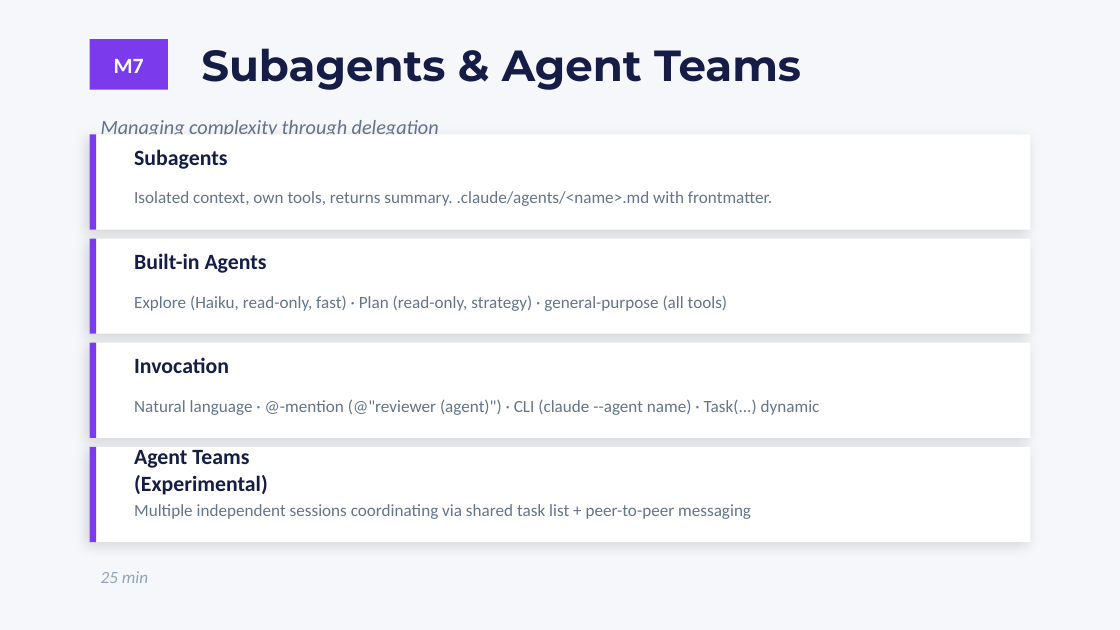
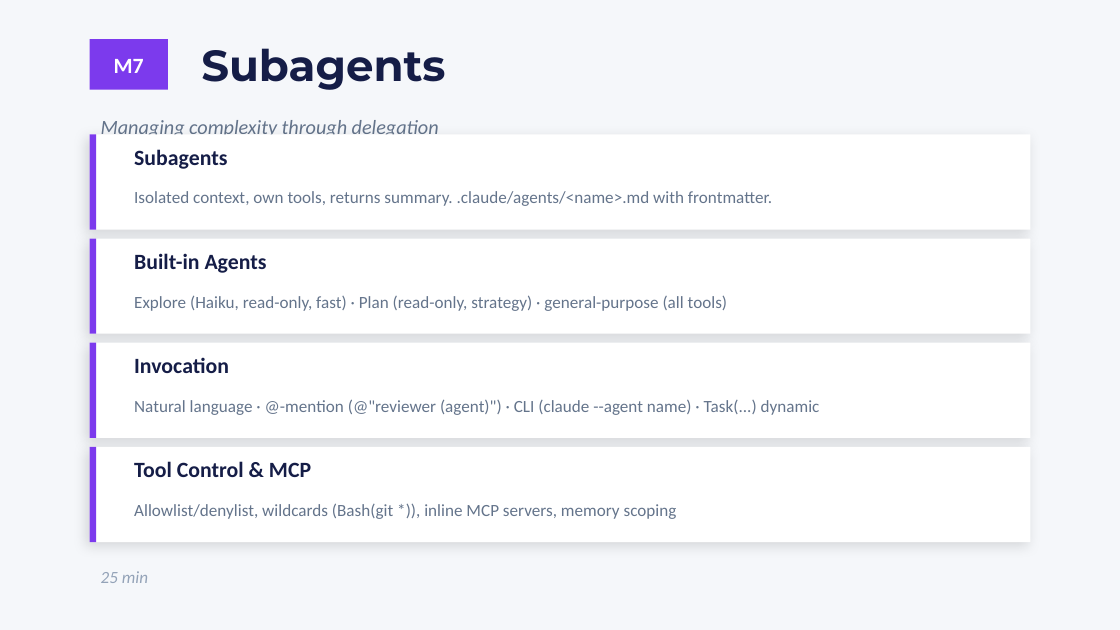
Before and after one commit to clusterreplyDE/claude_workshop, a slide deck: slide 24 of slides/workshop.pptx. Drawn at 1120x630 pixels with LibreOffice and Linux fonts; fonts in the diff are those of the drawing. Boxes give left, top, right and bottom in pixels: in the first picture for what was removed or moved away, otherwise in the second. Text is boxed around its words. In the diff, an @@ line names an element or a change of style, - is before the commit and + after.

```diff
--- a/slides/workshop.pptx
+++ b/slides/workshop.pptx
@@ text at [201, 48, 445, 90]: text changed @@
-Subagents & Agent Teams
+Subagents
@@ text at [134, 461, 311, 477]: text changed @@
-Agent Teams (Experimental)
+Tool Control & MCP
@@ text at [134, 503, 677, 519]: text changed @@
-Multiple independent sessions coordinating via shared task list + peer-to-peer messaging
+Allowlist/denylist, wildcards (Bash(git *)), inline MCP servers, memory scoping
```
Also in this commit, not shown: 3 other slides changed, 36 other files.
